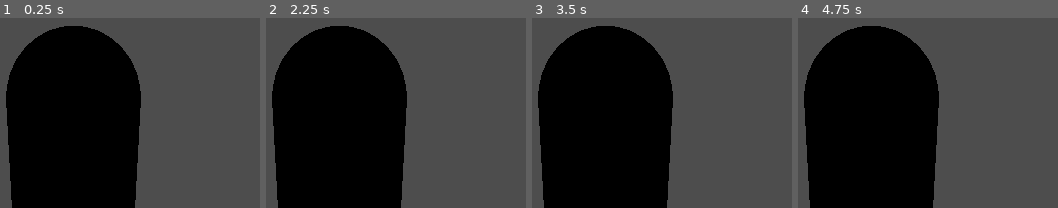
Above: before the commit, frames 1-4 (left to right).
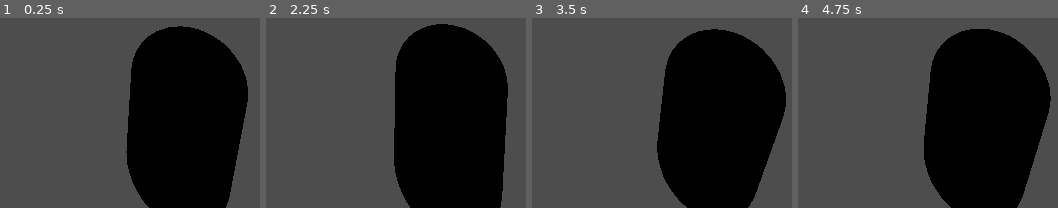
Above: after the commit, the same moments.

Repository: MrBalls426/spoopy
Game: Godot game, scene res://Character.tscn
Two runs of this game, one before a commit and one after it. Both use one fixed random seed, a clock stepped at 60 frames per second and the inputs below.
Inputs (mouse positions are in pixels of both pictures, inside the frame that each line leads up to):
- Up to frame 1 (0.25 s): no input
- Up to frame 2 (2.25 s): tap Enter at 0.5, 2 s; move the mouse to (outside the picture) at 0.52 s; hold D (right) 0.53-1.28 s; tap Space (jump) at 0.77, 1.25, 1.52 s; move the mouse to (outside the picture) at 1.27 s; hold S (back) 1.28-2.03 s; move the mouse to (outside the picture) at 2.02 s; hold D (right) from 2.03 s (still down)
- Up to frame 3 (3.5 s): tap Space (jump) at 2.75, 3.02 s; move the mouse to (565, 73) at 2.77 s; release D (right) at 2.78 s; hold W (forward) from 2.78 s (still down)
- Up to frame 4 (4.75 s): tap Enter at 3.5 s; move the mouse to (outside the picture) at 3.52 s; release W (forward) at 3.53 s; hold A (left) from 3.53 s (still down); tap Space (jump) at 3.77, 4.25, 4.52 s; tap Escape (ui_cancel) at 4.15 s; move the mouse to (outside the picture) at 4.27 s

The runs differ from the first frame. In frame 1, 77% of the frame differs, in the area x 2-96%, y 4-100%; in frame 2, 77%, in the area x 2-94%, y 3-100%; in frame 3, 77%; in frame 4, 77%.

Commit message:
character control ready

Diff:
--- a/Character.tscn
+++ b/Character.tscn
@@ -16,5 +16,11 @@
 [node name="CollisionShape3D" type="CollisionShape3D" parent="."]
 shape = SubResource("CapsuleShape3D_tyqxd")
 
-[node name="Camera3D" type="Camera3D" parent="."]
-transform = Transform3D(1, 0, 0, 0, 0.977482, 0.211018, 0, -0.211018, 0.977482, 0, 1.77678, 2)
+[node name="CameraPivot" type="Node3D" parent="."]
+
+[node name="Camera3D" type="Camera3D" parent="CameraPivot"]
+transform = Transform3D(-1, 1.84478e-08, -8.54542e-08, 0, 0.977482, 0.211018, 8.74228e-08, 0.211018, -0.977482, 1.08307, 1.87437, -1.9593)
+fov = 90.0
+
+[node name="RemoteTransform3D" type="RemoteTransform3D" parent="CameraPivot/Camera3D"]
+remote_path = NodePath("..")
--- a/character.gd
+++ b/character.gd
@@ -2,12 +2,28 @@
 const SPEED = 4.0
 
 @export var jump_height := 1.5
+@export var fall_multiplier := 2.3
+@export var drone_position: Vector3
+
+@onready var camera_pivot: Node3D = $CameraPivot
 
 var gravity: float = ProjectSettings.get_setting("physics/3d/default_gravity")
+var mouse_motion := Vector2.ZERO
+
+func _ready() -> void:
+	Input.mouse_mode = Input.MOUSE_MODE_CAPTURED
 
 func _physics_process(delta: float) -> void:
+	handle_camera_rotation()
 	var input_dir := Input.get_vector("forward", "back", "left", "right")
-	var direction := (transform.basis * Vector3(input_dir.x, 0, input_dir.y)).normalized()
+	var direction := (transform.basis * Vector3(-input_dir.y, 0, -input_dir.x)).normalized()
+
+
+	if not is_on_floor():
+		if velocity.y >= 0:
+			velocity.y -= gravity * delta
+		else:
+			velocity.y -= gravity * delta * fall_multiplier
 
 	if direction:
 		velocity.x = direction.x * SPEED
@@ -19,3 +35,18 @@
 
 	if Input.is_action_just_pressed("jump") and is_on_floor():
 		velocity.y = sqrt(jump_height * 2.0 * gravity)
+
+	move_and_slide()
+
+func _input(event: InputEvent) -> void:
+	if event is InputEventMouseMotion:
+		if Input.mouse_mode == Input.MOUSE_MODE_CAPTURED:
+			mouse_motion = -event.relative * 0.001
+	if event.is_action_pressed("ui_cancel"):
+		Input.mouse_mode = Input.MOUSE_MODE_VISIBLE
+
+func handle_camera_rotation() -> void:
+	rotate_y(mouse_motion.x)
+	camera_pivot.rotate_x(-mouse_motion.y)
+	camera_pivot.rotation_degrees.x = clampf(camera_pivot.rotation_degrees.x, -90.0, 90.0)
+	mouse_motion = Vector2.ZERO
--- a/test.tscn
+++ b/test.tscn
@@ -20,13 +20,13 @@
 environment = SubResource("Environment_ooo8o")
 
 [node name="DirectionalLight3D" type="DirectionalLight3D" parent="."]
-transform = Transform3D(-0.866023, -0.433016, 0.250001, 0, 0.499998, 0.866027, -0.500003, 0.749999, -0.43301, 0, 3.60721, 0)
+transform = Transform3D(-0.866023, -0.433016, 0.250001, 0, 0.499998, 0.866027, -0.500003, 0.749999, -0.43301, 0, 5.03217, 0)
 shadow_enabled = true
 
 [node name="CSGBox3D" type="CSGBox3D" parent="."]
-transform = Transform3D(1, 0, 0, 0, 1, 0, 0, 0, 1, 2.30388, 0.300828, 16.8099)
+transform = Transform3D(1, 0, 0, 0, 1, 0, 0, 0, 1, -5.99379, 0.300828, 16.8099)
 use_collision = true
-size = Vector3(18.615, 0.243652, 44.4385)
+size = Vector3(35.2103, 0.243652, 44.4385)
 
 [node name="Character" parent="." instance=ExtResource("1_1wcuq")]
 transform = Transform3D(1, 0, 0, 0, 1, 0, 0, 0, 1, 0, 1.42265, 0)
